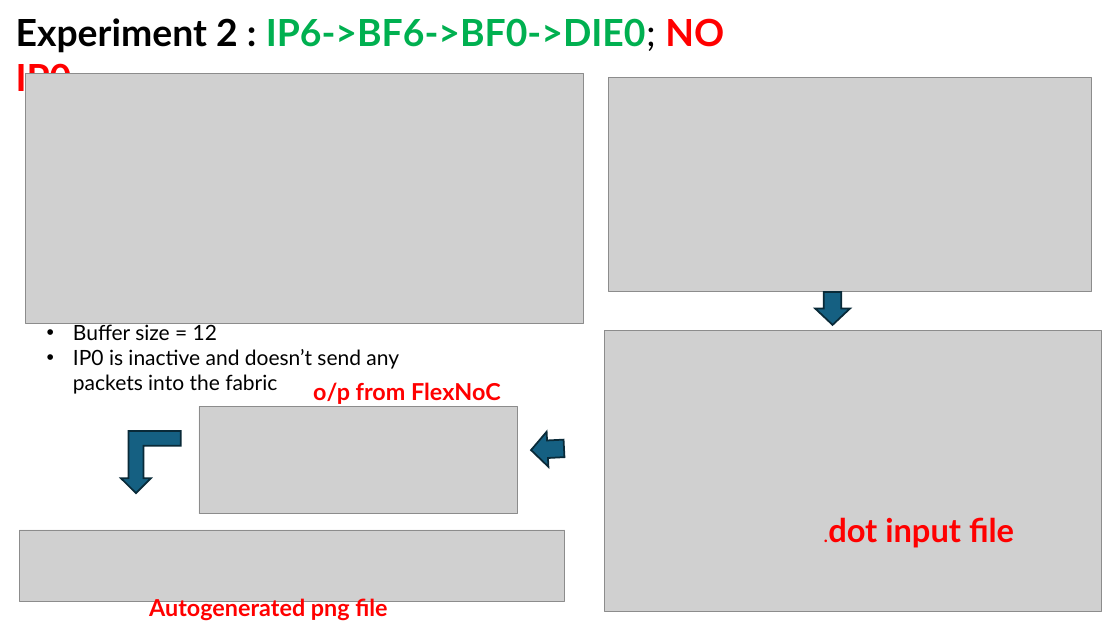
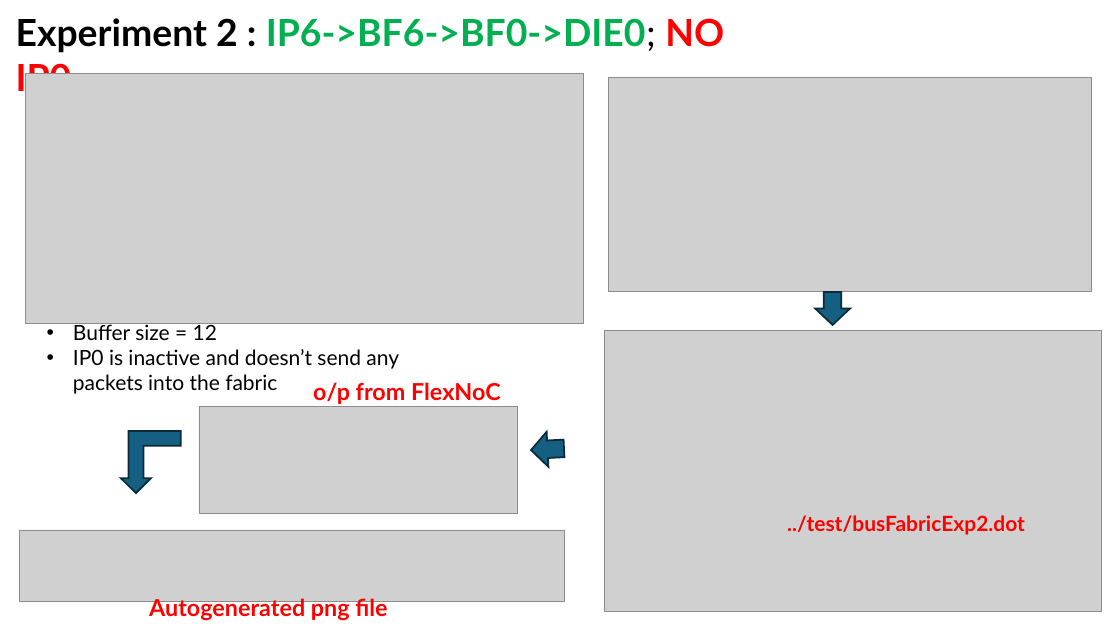
Before and after one commit to ANUPARNAGANGULY2000/FlexNoC_AF, a slide deck: slide 3 of MeetingPPTs/Bus-based Fabric_18_02_26.pptx. Drawn at 1120x630 pixels with LibreOffice and Linux fonts; fonts in the diff are those of the drawing; grey boxes stand for pictures. Boxes give left, top, right and bottom in pixels: in the first picture for what was removed or moved away, otherwise in the second. Text is boxed around its words. In the diff, an @@ line names an element or a change of style, - is before the commit and + after.

```diff
--- a/MeetingPPTs/Bus-based Fabric_18_02_26.pptx
+++ b/MeetingPPTs/Bus-based Fabric_18_02_26.pptx
@@ text at bbox=[787, 515, 1025, 535]: text changed; size 28 to 18 pt @@
-.dot input file
+../test/busFabricExp2.dot
```
Also in this commit, not shown: 5 other slides changed, 1 slide added, 47 other files.
